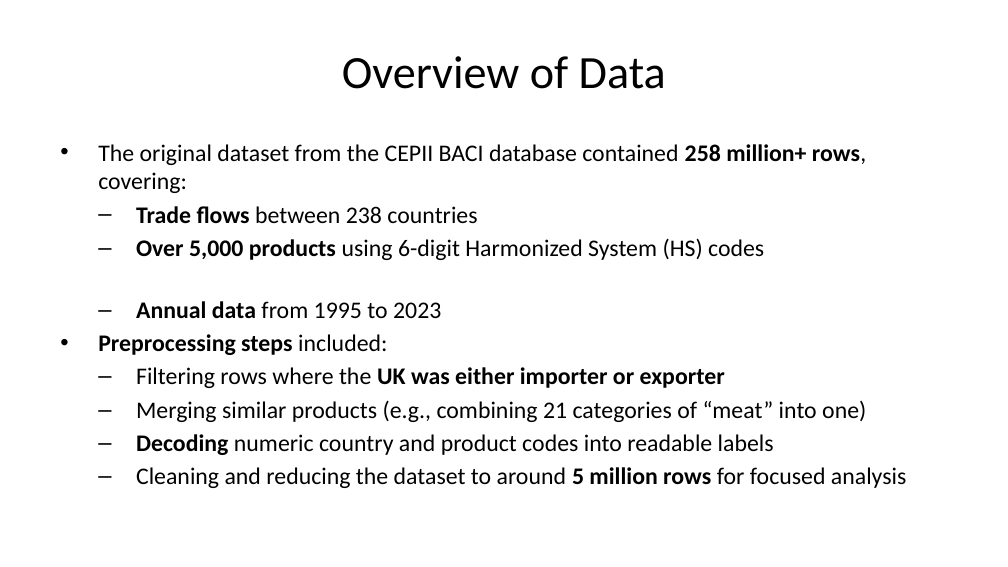
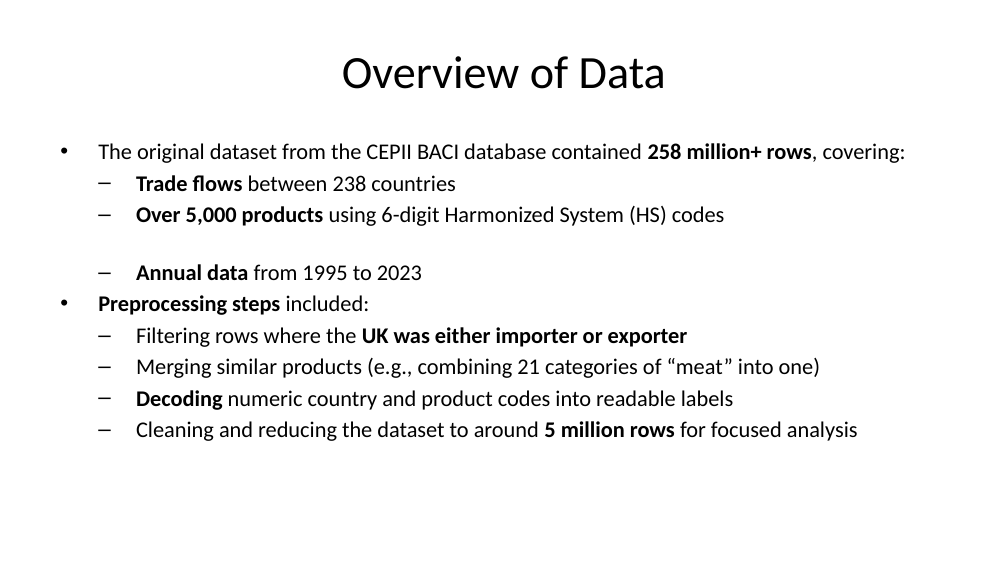
Before and after one commit to maxaus2002/ASSESSMENT-2-for-MAST7220, a slide deck: slide 4 of Presentation Report/Powerpoint.pptx. Drawn at 1008x567 pixels with LibreOffice and Linux fonts; fonts in the diff are those of the drawing. Boxes give left, top, right and bottom in pixels: in the first picture for what was removed or moved away, otherwise in the second. Text is boxed around its words. In the diff, an @@ line names an element or a change of style, - is before the commit and + after.

```diff
--- a/Presentation Report/Powerpoint.pptx
+++ b/Presentation Report/Powerpoint.pptx
@@ text "The original dataset from the ..." at (98, 143, 906, 441): size 17 to 16 pt @@
```
Also in this commit, not shown: 6 other slides changed, 11 slides added, 11 slides removed, 1 other file.
